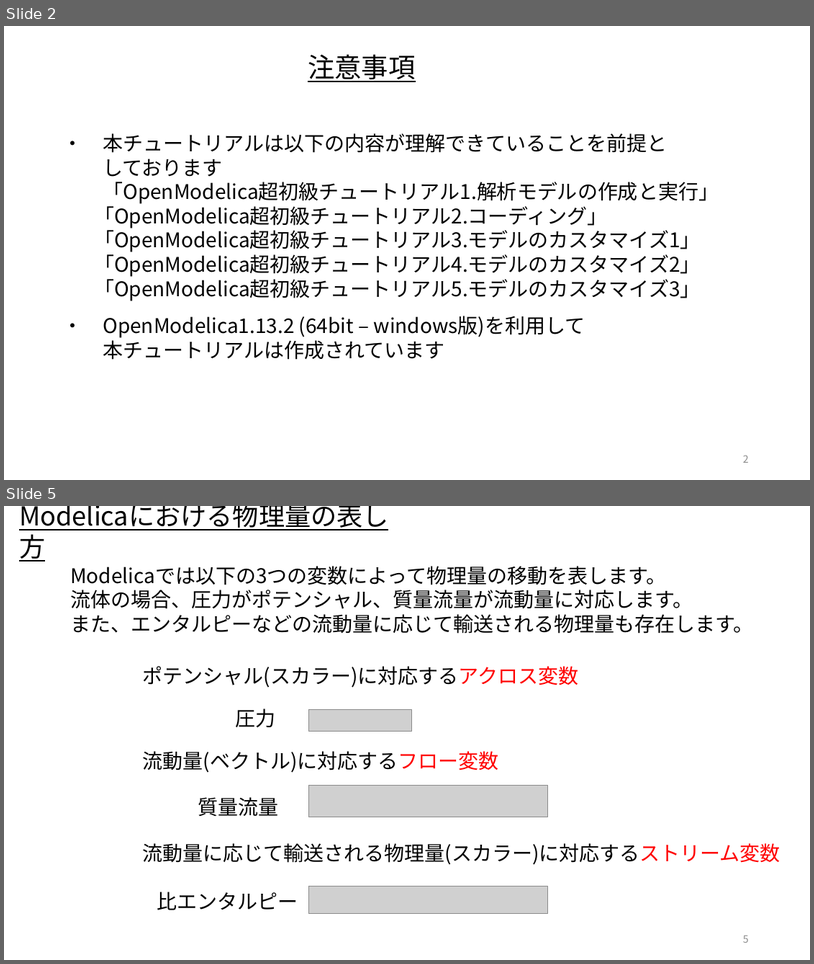
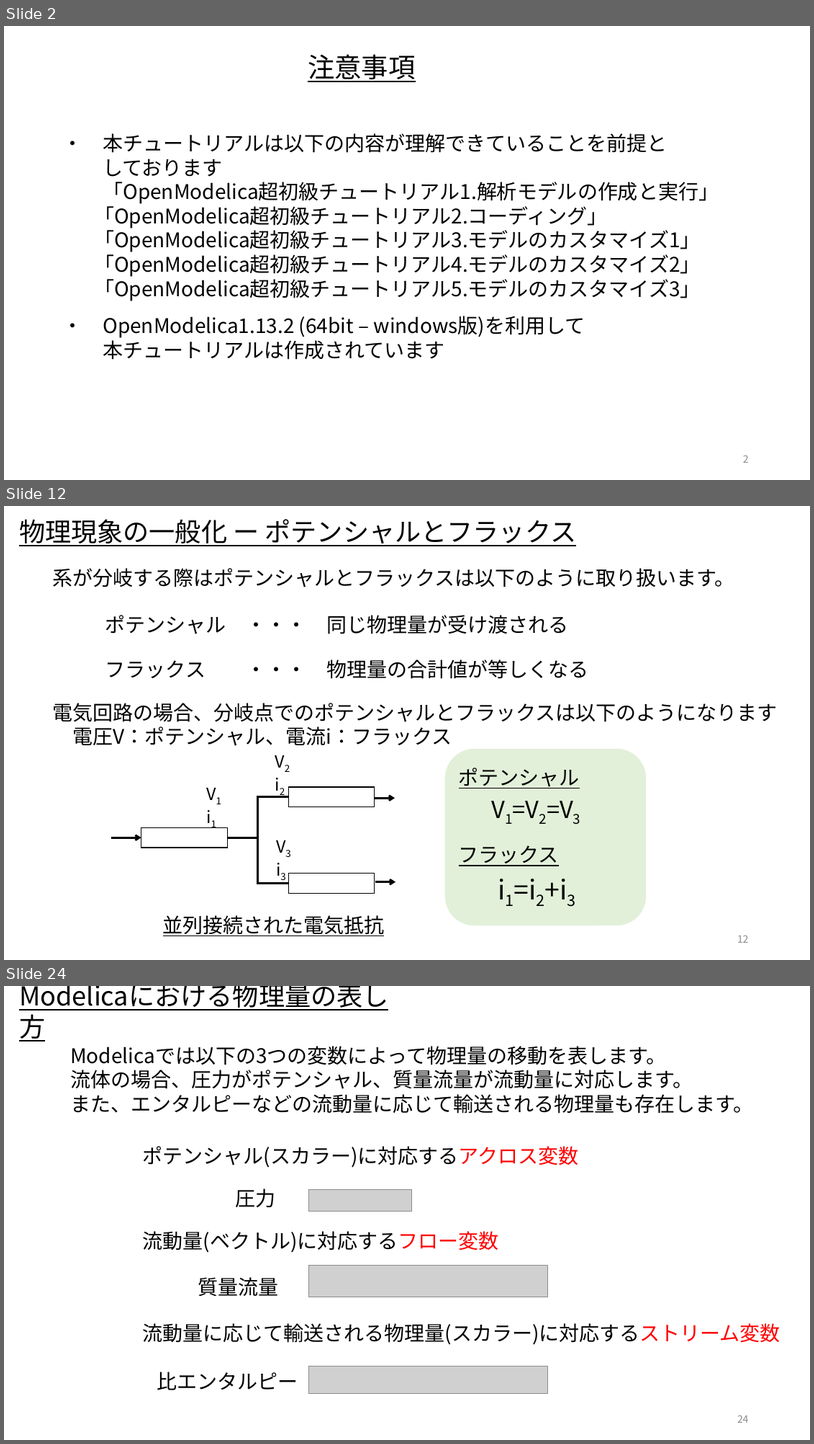
Before and after one commit to cubakija/OpenModelica_Tutorials_Ja, a slide deck: Dev/7_PhysicsDomainModel/OpenModelica_Tutorials_7_PlantModel.pptx. Shown one above the other, each under a label of ours: slides 2 and 5 before the commit, slides 2, 12 and 24 after it; the slides between them are not shown. The pictures are 814x964 and 814x1444 pixels, drawn with LibreOffice and Linux fonts; fonts in the diff are those of the drawing; grey boxes stand for pictures. Boxes give left, top, right and bottom in pixels: in the first picture for what was removed or moved away, otherwise in the second. Text is boxed around its words. In the diff, an @@ line names an element or a change of style, - is before the commit and + after.

```diff
--- a/Dev/7_PhysicsDomainModel/OpenModelica_Tutorials_7_PlantModel.pptx
+++ b/Dev/7_PhysicsDomainModel/OpenModelica_Tutorials_7_PlantModel.pptx
@@ slide 12 added at box(4, 506, 810, 960), background #FFFFFF @@
@@ text added at box(19, 519, 577, 546), 31 pt, text #000000, underline @@
+物理現象の一般化 ー ポテンシャルとフラックス
@@ text added at box(52, 568, 735, 587), 24 pt, text #000000 @@
+系が分岐する際はポテンシャルとフラックスは以下のように取り扱います。
@@ text added at box(106, 615, 569, 634), 24 pt, text #000000 @@
+ポテンシャル ・・・ 同じ物理量が受け渡される
@@ text added at box(106, 659, 589, 679), 24 pt, text #000000 @@
+フラックス ・・・ 物理量の合計値が等しくなる
@@ text added at box(52, 703, 777, 746), 24 pt, text #000000 @@
+電気回路の場合、分岐点でのポテンシャルとフラックスは以下のようになります
+電圧V：ポテンシャル、電流i：フラックス
@@ text added at box(269, 748, 298, 795), 20 pt, text #000000 @@
+V2
+i2
@@ rounded rectangle added at box(445, 749, 646, 925), fill #E2F0D9 @@
@@ text added at box(201, 780, 230, 827), 20 pt, text #000000 @@
+V1
+i1
@@ text added at box(459, 767, 580, 788), 24 pt, text #000000, underline @@
+ポテンシャル
@@ text added at box(486, 792, 605, 826), 28 pt, text #000000 @@
+V1=V2=V3
@@ text added at box(270, 833, 300, 879), 20 pt, text #000000 @@
+V3
+i3
@@ text added at box(459, 845, 559, 866), 24 pt, text #000000, underline @@
+フラックス
@@ text added at box(468, 870, 607, 908), 32 pt, text #000000 @@
+i1=i2+i3
@@ group added at box(111, 787, 396, 893): 3 rectangles, 3 arrows, 2 elbow lines @@
@@ text added at box(163, 915, 385, 936), 24 pt, text #000000, underline @@
+並列接続された電気抵抗
@@ page number added at box(738, 934, 749, 942), 12 pt, text #8C8C8C @@
+12
@@ what was slide 5 is now slide 24 @@
@@ page number at box(738, 1414, 749, 1422): text changed @@
-5
+24
```
Also in this commit, not shown: 7 slides changed, 59 other slides added, 1 slide removed.
